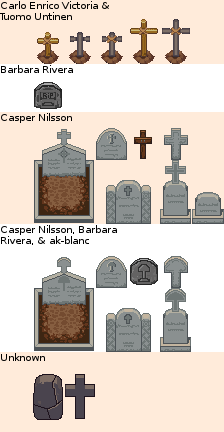
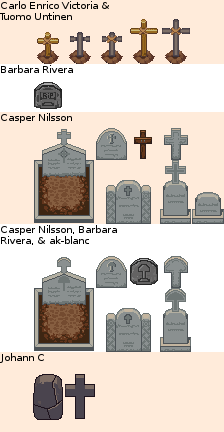
The second 224×432 image is a revision of the first. Changes to its layers:
painted on "attrib5-text" over [left=0, top=353, right=45, bottom=363]
